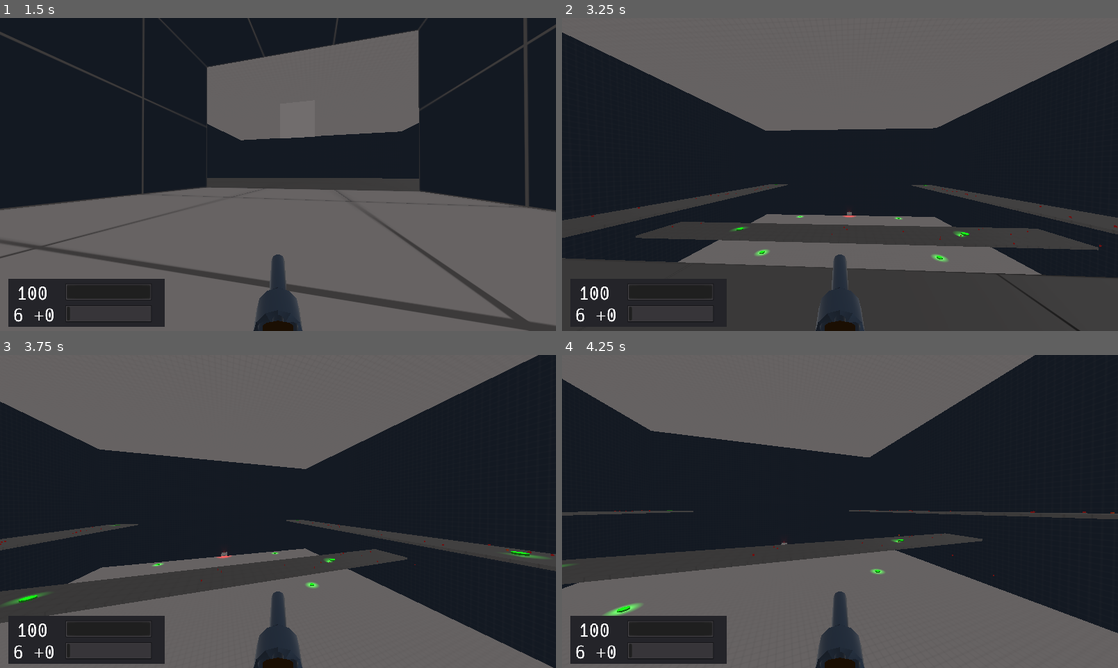
Above: before the commit, frames 1-4 (two rows, left to right).
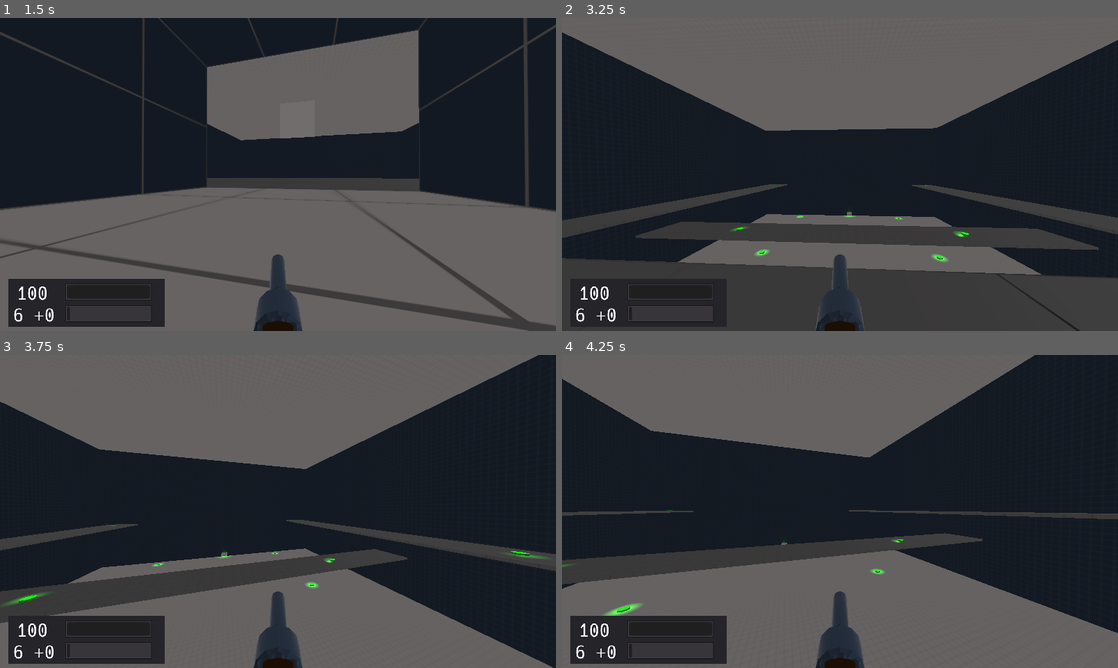
Above: after the commit, the same moments.

Repository: duckinator/keress
Game: Godot game, scene res://levels/Level_003.tscn
The game is run twice, just before and just after one commit, with the same random seed, the same clock (stepped at 60 frames per second) and the same inputs. This scene is started directly instead of the project's main scene.
Inputs (mouse positions are in pixels of both pictures, inside the frame that each line leads up to):
- Up to frame 1 (1.5 s): tap Enter (ui_accept) at 0.5 s; move the mouse to (305, 174) at 0.52 s; press the mouse at (305, 174) at 0.53 s; hold W (movement_forward) from 0.53 s (still down); tap Space (movement_jump) at 0.77 s; move the mouse to (250, 174) at 1.27 s; release the mouse at (250, 174) at 1.28 s; right-click (250, 174) at 1.35 s
- Up to frame 2 (3.25 s): keep holding W (movement_forward); tap Space (movement_jump) at 1.52, 3.02 s; move the mouse to (851, 168) at 2.02 s; tap Shift (movement_crouch) at 2.1 s; move the mouse to (834, 180) at 2.77 s; tap Tab (quick_switch_item) at 2.85 s
- Up to frame 3 (3.75 s): keep holding W (movement_forward); move the mouse to (316, 514) at 3.52 s; hold 1 from 3.53 s (still down)
- Up to frame 4 (4.25 s): keep holding W (movement_forward); keep holding 1; tap Space (movement_jump) at 3.77 s

Frame 1 is identical in both runs. In frame 2, less than 0.1% of the frame differs, in the area x 5-100%, y 53-74%; in frame 3, less than 0.1%, in the area x 0-100%, y 53-73%; in frame 4, less than 0.1%.

Commit message:
Avoid using Enemies.spawn_horde(); that system is broken and being removed.

Diff:
--- a/src/levels/Level_002.gd
+++ b/src/levels/Level_002.gd
@@ -2,10 +2,11 @@
 
 var mobs = []
 func _ready():
-	Enemies.spawn(Vector3(-30, 30, -40))
-	Enemies.spawn(Vector3(0, 30, -10))
-	Enemies.spawn(Vector3(0, 30, -65))
-	Enemies.spawn(Vector3(30, 30, -40))
+	#Enemies.spawn(Vector3(-30, 30, -40))
+	#Enemies.spawn(Vector3(0, 30, -10))
+	#Enemies.spawn(Vector3(0, 30, -65))
+	#Enemies.spawn(Vector3(30, 30, -40))
+	pass
 
 func update_door_locks():
 	if len(mobs) == 0:
--- a/src/levels/Level_003.gd
+++ b/src/levels/Level_003.gd
@@ -3,16 +3,17 @@
 var mobs = []
 func _ready():
 	# $Platform
-	Enemies.spawn_horde(Vector3(-56, 3, 40), Vector2(30, 100), 3)
-	Enemies.spawn_horde(Vector3(-56, 3, -180), Vector2(30, 100), 3)
+	#Enemies.spawn_horde(Vector3(-56, 3, 40), Vector2(30, 100), 3)
+	#Enemies.spawn_horde(Vector3(-56, 3, -180), Vector2(30, 100), 3)
 
 	# $Platform_Left
-	Enemies.spawn_horde(Vector3(-370, -27, 150), Vector2(280, 30), 20)
+	#Enemies.spawn_horde(Vector3(-370, -27, 150), Vector2(280, 30), 20)
 	# $Platform_Right
-	Enemies.spawn_horde(Vector3(-370, -27, -180), Vector2(280, 30), 20)
+	#Enemies.spawn_horde(Vector3(-370, -27, -180), Vector2(280, 30), 20)
 
 	# $Platform_Mid
-	Enemies.spawn_horde(Vector3(-220, -55, -182), Vector2(30, 400), 16)
+	#Enemies.spawn_horde(Vector3(-220, -55, -182), Vector2(30, 400), 16)
+	pass
 
 func update_door_locks():
 	if len(mobs) == 0:
--- a/src/levels/Level_003.tscn
+++ b/src/levels/Level_003.tscn
@@ -111,7 +111,6 @@
 default_exit_behavior = false
 
 [node name="Ceiling" type="MeshInstance" parent="."]
-editor/display_folded = true
 transform = Transform( 1, 0, 0, 0, 1, 0, 0, 0, 1, -220, 102, 0 )
 mesh = SubResource( 3 )
 material/0 = null
@@ -140,7 +139,6 @@
 material = SubResource( 6 )
 
 [node name="ExitWall" type="CSGCombiner" parent="."]
-editor/display_folded = true
 transform = Transform( 1, 0, 0, 0, 1, 0, 0, 0, 1, -418, 0, 0 )
 use_collision = true
 
@@ -159,7 +157,6 @@
 material = SubResource( 6 )
 
 [node name="LeftWall" type="CSGCombiner" parent="."]
-editor/display_folded = true
 transform = Transform( -4.37114e-08, 0, 1, 0, 1, 0, -1, 0, -4.37114e-08, -220, 0, 198 )
 use_collision = true
 
@@ -179,7 +176,6 @@
 material = SubResource( 6 )
 
 [node name="RightWall" type="CSGCombiner" parent="."]
-editor/display_folded = true
 transform = Transform( -4.37114e-08, 0, 1, 0, 1, 0, -1, 0, -4.37114e-08, -220, 0, -198 )
 use_collision = true
 
@@ -206,7 +202,6 @@
 material/0 = null
 
 [node name="StaticBody" type="StaticBody" parent="Navigation/Floor"]
-editor/display_folded = true
 
 [node name="CollisionShape" type="CollisionShape" parent="Navigation/Floor/StaticBody"]
 shape = SubResource( 4 )
@@ -231,7 +226,6 @@
 assist = 3.5
 
 [node name="Platform" type="MeshInstance" parent="Navigation"]
-editor/display_folded = true
 transform = Transform( 1, 0, 0, 0, 1, 0, 0, 0, 1, -40, -1, 0 )
 mesh = SubResource( 9 )
 material/0 = null
@@ -245,13 +239,11 @@
 navmesh = SubResource( 11 )
 
 [node name="Platform_Mid" type="MeshInstance" parent="Navigation"]
-editor/display_folded = true
 transform = Transform( 1, 0, 0, 0, 1, 0, 0, 0, 1, -204, -56, 0 )
 mesh = SubResource( 9 )
 material/0 = null
 
 [node name="StaticBody" type="StaticBody" parent="Navigation/Platform_Mid"]
-editor/display_folded = true
 
 [node name="CollisionShape" type="CollisionShape" parent="Navigation/Platform_Mid/StaticBody"]
 shape = SubResource( 12 )
@@ -268,13 +260,11 @@
 assist = 2.5
 
 [node name="Platform_Left" type="MeshInstance" parent="Navigation"]
-editor/display_folded = true
 transform = Transform( -4.37114e-08, 0, 1, 0, 1, 0, -1, 0, -4.37114e-08, -216, -28, 164 )
 mesh = SubResource( 9 )
 material/0 = null
 
 [node name="StaticBody" type="StaticBody" parent="Navigation/Platform_Left"]
-editor/display_folded = true
 
 [node name="CollisionShape" type="CollisionShape" parent="Navigation/Platform_Left/StaticBody"]
 shape = SubResource( 14 )
@@ -291,13 +281,11 @@
 assist = 2.5
 
 [node name="Platform_Right" type="MeshInstance" parent="Navigation"]
-editor/display_folded = true
 transform = Transform( -4.37114e-08, 0, 1, 0, 1, 0, -1, 0, -4.37114e-08, -216, -28, -164 )
 mesh = SubResource( 9 )
 material/0 = null
 
 [node name="StaticBody" type="StaticBody" parent="Navigation/Platform_Right"]
-editor/display_folded = true
 
 [node name="CollisionShape" type="CollisionShape" parent="Navigation/Platform_Right/StaticBody"]
 shape = SubResource( 16 )
